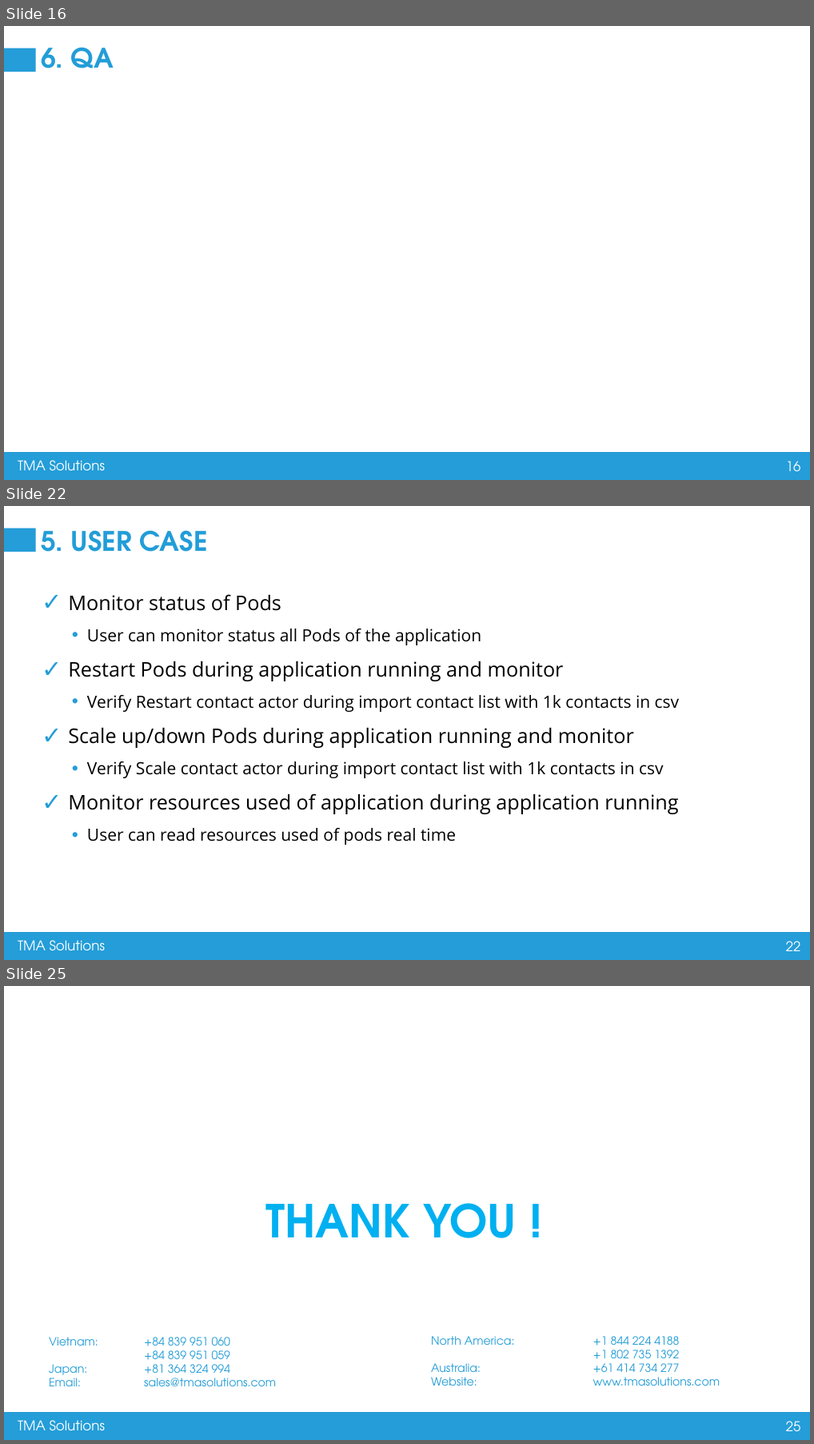
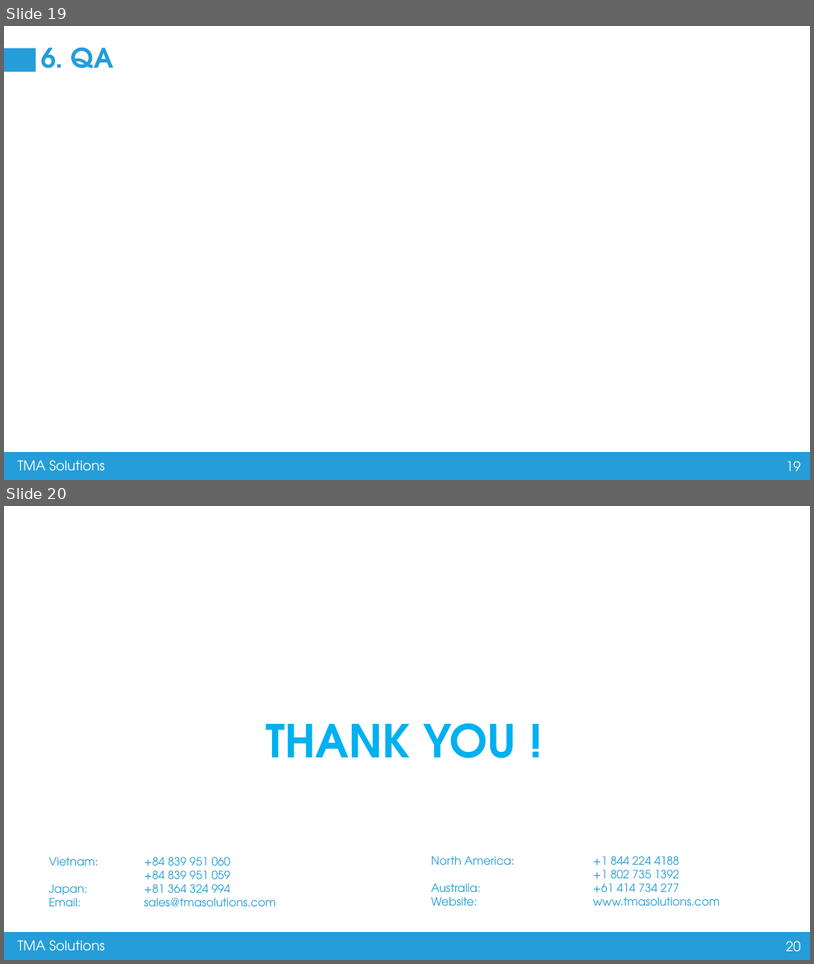
Before and after one commit to nguyenvanhuy0612/flutter_training, a slide deck: Containerization and Microservices Testing.pptx. Shown one above the other, each under a label of ours: slides 16, 22 and 25 before the commit, slides 19 and 20 after it; the slides between them are not shown. The pictures are 814x1444 and 814x964 pixels, drawn with LibreOffice and Linux fonts; fonts in the diff are those of the drawing; background and template pictures are left out. Boxes give left, top, right and bottom in pixels: in the first picture for what was removed or moved away, otherwise in the second. Text is boxed around its words. In the diff, an @@ line names an element or a change of style, - is before the commit and + after.

```diff
--- a/Containerization and Microservices Testing.pptx
+++ b/Containerization and Microservices Testing.pptx
@@ slide 22 removed at bbox=[4, 506, 810, 960], background #FFFFFF; not listed: 4 template elements that a slide beside it also shows @@
@@ title removed at bbox=[41, 530, 208, 552] @@
-5. USER CASE
@@ text removed at bbox=[68, 594, 680, 844] @@
-✓ Monitor status of Pods
-  • User can monitor status all Pods of the application
-✓ Restart Pods during application running and monitor
-  • Verify Restart contact actor during import contact list with 1k contacts in csv
-✓ Scale up/down Pods during application running and monitor
-  • Verify Scale contact actor during import contact list with 1k contacts in csv
-✓ Monitor resources used of application during application running
-  • User can read resources used of pods real time
@@ what was slide 16 is now slide 19 @@
@@ page number at bbox=[786, 460, 802, 471]: text changed @@
-16
+19
@@ what was slide 25 is now slide 20 @@
@@ page number at bbox=[786, 940, 802, 951]: text changed @@
-25
+20
```
Also in this commit, not shown: 5 slides changed, 9 slides added, 12 other slides removed.
